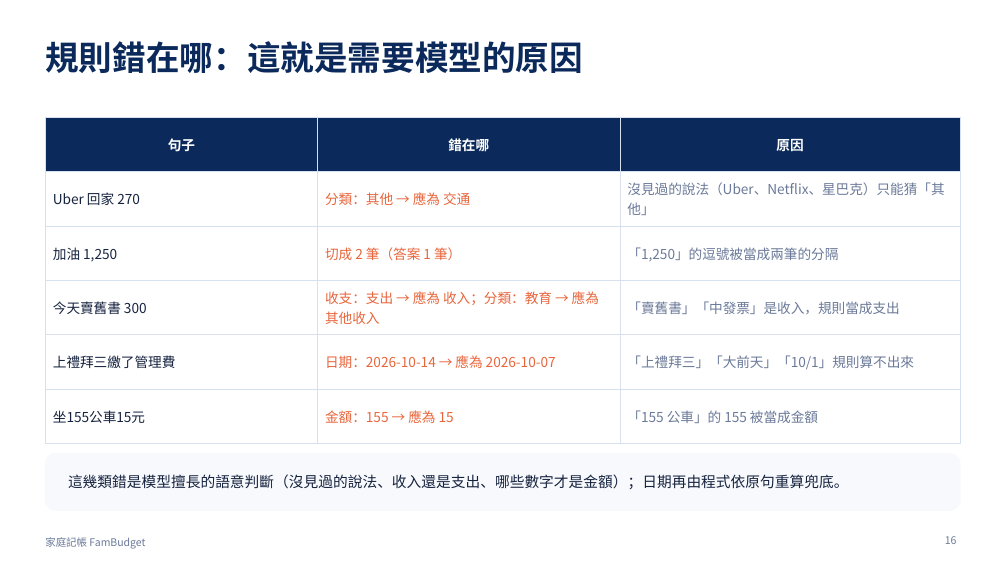
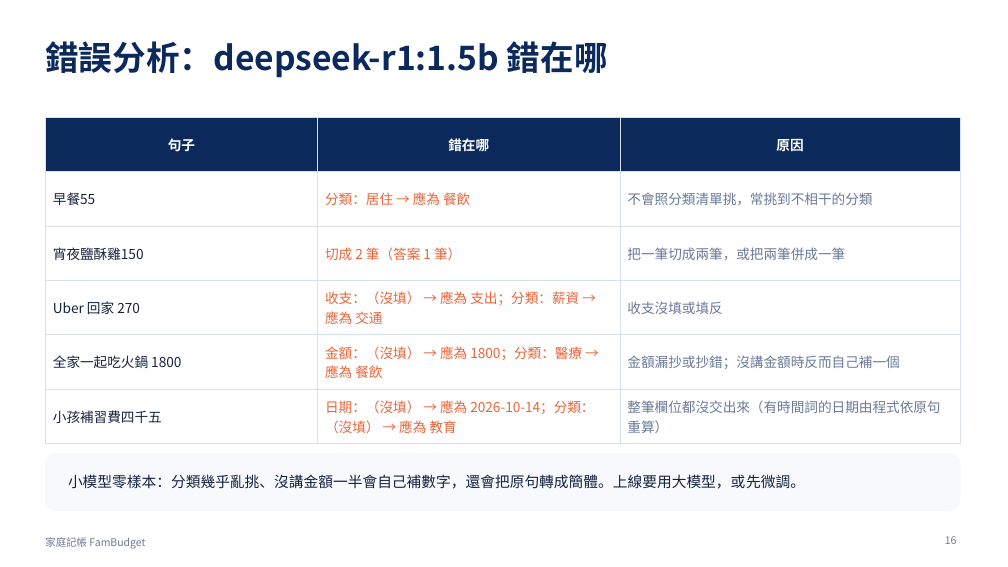
Before and after one commit to cbes502034/final_project, a slide deck: slide 16 of report/家庭記帳_期末報告.pptx. Drawn at 1008x567 pixels with LibreOffice and Linux fonts; fonts in the diff are those of the drawing. Boxes give left, top, right and bottom in pixels: in the first picture for what was removed or moved away, otherwise in the second. Text is boxed around its words. In the diff, an @@ line names an element or a change of style, - is before the commit and + after.

```diff
--- a/report/家庭記帳_期末報告.pptx
+++ b/report/家庭記帳_期末報告.pptx
@@ title at box(45, 41, 608, 78): text changed @@
-規則錯在哪：這就是需要模型的原因
+錯誤分析：deepseek-r1:1.5b 錯在哪
@@ table at box(45, 117, 960, 437) @@
-row 2: Uber 回家 270 | 分類：其他 → 應為 交通 | 沒見過的說法（Uber、Netflix、星巴克）只能猜「其他」
+row 2: 早餐55 | 分類：居住 → 應為 餐飲 | 不會照分類清單挑，常挑到不相干的分類
-row 3, column 1: 加油 1,250
+row 3, column 1: 宵夜鹽酥雞150
-row 3, column 3: 「1,250」的逗號被當成兩筆的分隔
+row 3, column 3: 把一筆切成兩筆，或把兩筆併成一筆
-row 4: 今天賣舊書 300 | 收支：支出 → 應為 收入；分類：教育 → 應為 其他收入 | 「賣舊書」「中發票」是收入，規則當成支出
+row 4: Uber 回家 270 | 收支：（沒填） → 應為 支出；分類：薪資 → 應為 交通 | 收支沒填或填反
-row 5: 上禮拜三繳了管理費 | 日期：2026-10-14 → 應為 2026-10-07 | 「上禮拜三」「大前天」「10/1」規則算不出來
+row 5: 全家一起吃火鍋 1800 | 金額：（沒填） → 應為 1800；分類：醫療 → 應為 餐飲 | 金額漏抄或抄錯；沒講金額時反而自己補一個
-row 6: 坐155公車15元 | 金額：155 → 應為 15 | 「155 公車」的 155 被當成金額
+row 6: 小孩補習費四千五 | 日期：（沒填） → 應為 2026-10-14；分類：（沒填） → 應為 教育 | 整筆欄位都沒交出來（有時間詞的日期由程式依原句重算）
@@ text at box(68, 474, 805, 489): text changed @@
-這幾類錯是模型擅長的語意判斷（沒見過的說法、收入還是支出、哪些數字才是金額）；日期再由程式依原句重算兜底。
+小模型零樣本：分類幾乎亂挑、沒講金額一半會自己補數字，還會把原句轉成簡體。上線要用大模型，或先微調。
```
Also in this commit, not shown: 5 other slides changed, 4 other files.
